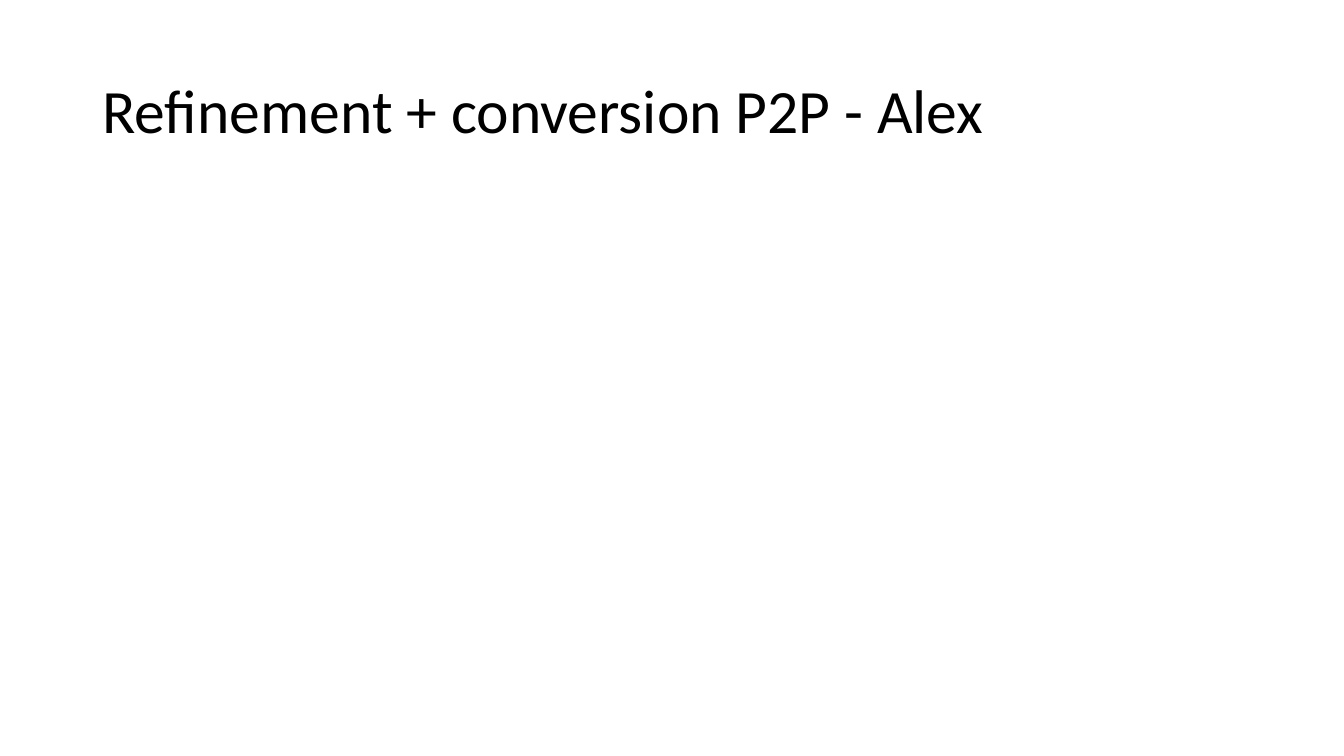
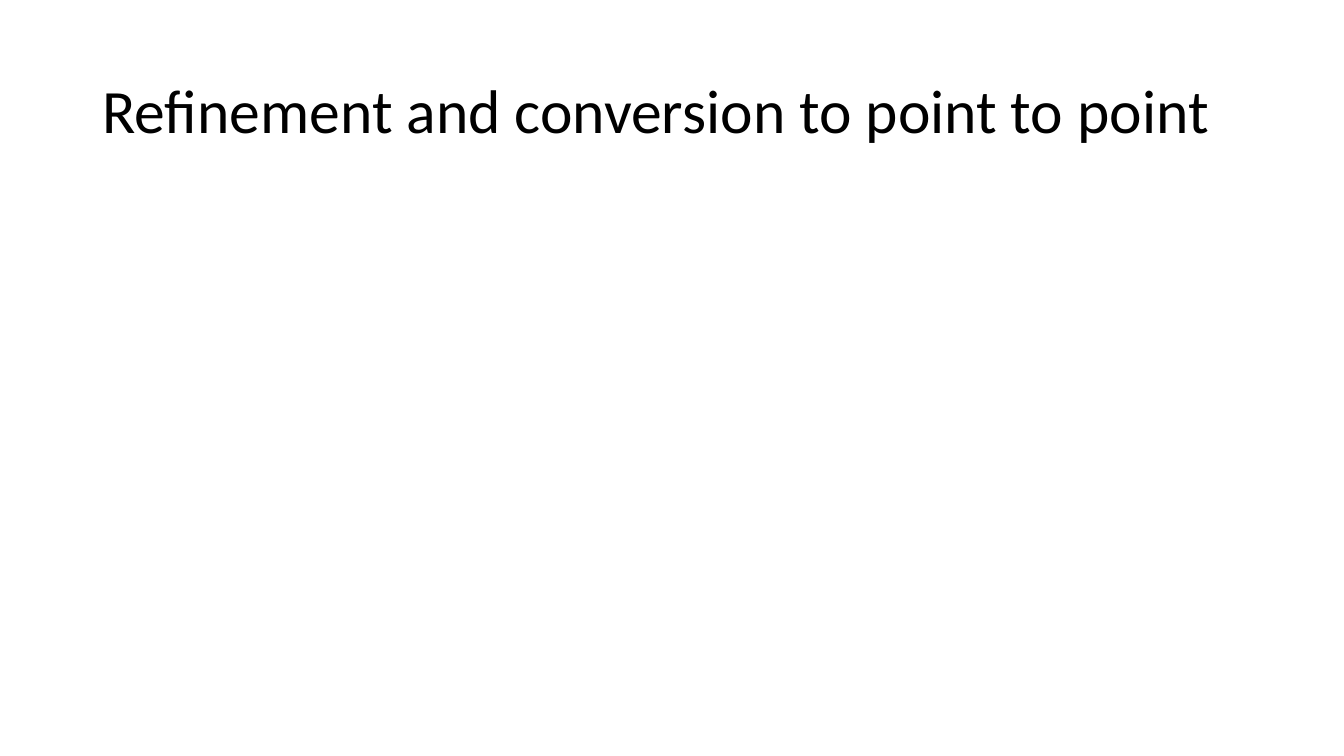
Before and after one commit to Al-th/MVA_Project_FunctionalMaps, a slide deck: slide 12 of Report/Presentation_slide_nico.pptx (slide 13 before the commit). Drawn at 1344x756 pixels with LibreOffice and Linux fonts; fonts in the diff are those of the drawing; grey boxes stand for pictures. Boxes give left, top, right and bottom in pixels: in the first picture for what was removed or moved away, otherwise in the second. Text is boxed around its words. In the diff, an @@ line names an element or a change of style, - is before the commit and + after.

```diff
--- a/Report/Presentation_slide_nico.pptx
+++ b/Report/Presentation_slide_nico.pptx
@@ title at box(102, 90, 1208, 143): text changed @@
-Refinement + conversion P2P - Alex
+Refinement and conversion to point to point
```
Also in this commit, not shown: 4 other slides changed, 3 slides added, 4 slides removed.
